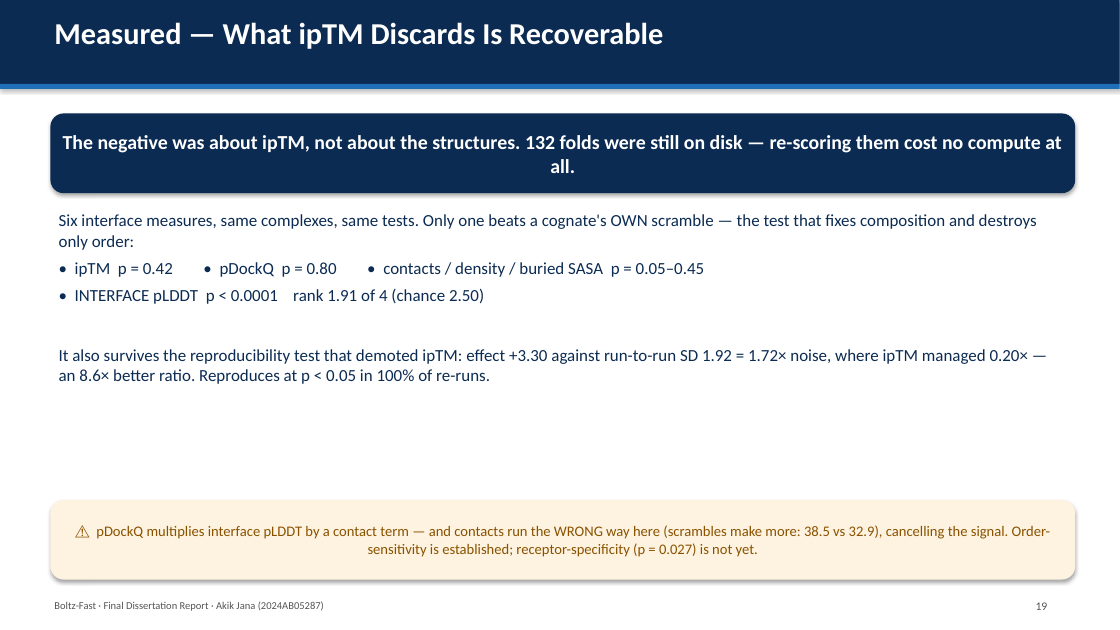
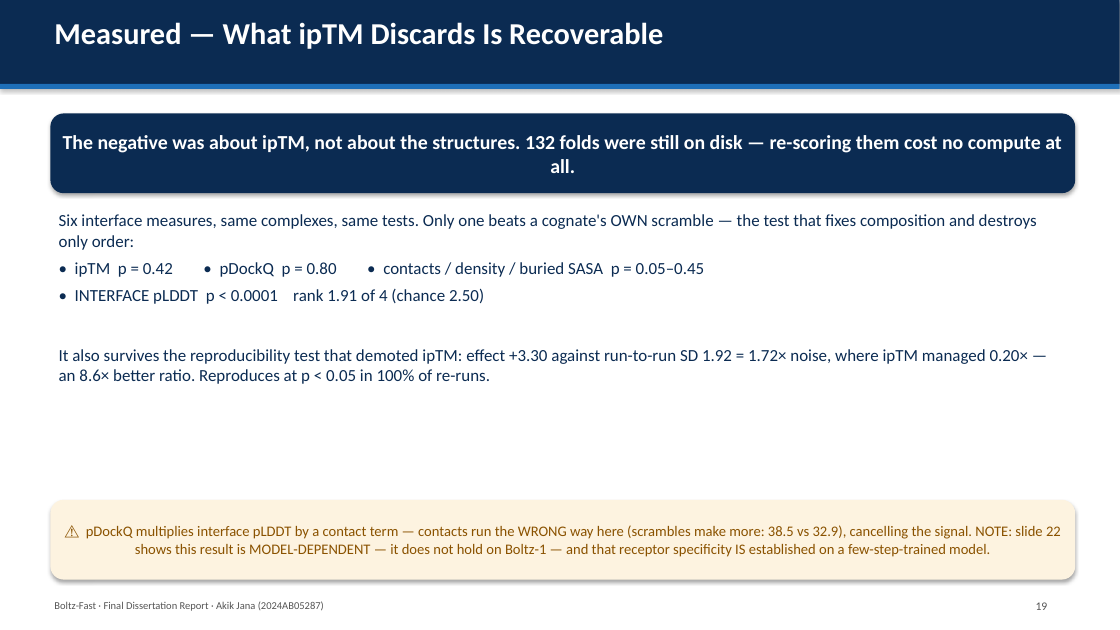
Before and after one commit to AkikJana/biomolecular-design-coreai, a slide deck: slide 20 of final_dissertation_presentation.pptx. Drawn at 1120x630 pixels with LibreOffice and Linux fonts; fonts in the diff are those of the drawing. Boxes give left, top, right and bottom in pixels: in the first picture for what was removed or moved away, otherwise in the second. Text is boxed around its words. In the diff, an @@ line names an element or a change of style, - is before the commit and + after.

```diff
--- a/final_dissertation_presentation.pptx
+++ b/final_dissertation_presentation.pptx
@@ text in rounded rectangle at box(86, 525, 1061, 557): text changed @@
-⚠ pDockQ multiplies interface pLDDT by a contact term — and contacts run the WRONG way here (scrambles make more: 38.5 vs 32.9), cancelling the signal. Order-sensitivity is established; receptor-specificity (p = 0.027) is not yet.
+⚠ pDockQ multiplies interface pLDDT by a contact term — contacts run the WRONG way here (scrambles make more: 38.5 vs 32.9), cancelling the signal. NOTE: slide 22 shows this result is MODEL-DEPENDENT — it does not hold on Boltz-1 — and that receptor specificity IS established on a few-step-trained model.
```
Also in this commit, not shown: 3 other slides changed, 2 slides added, 3 other files.
